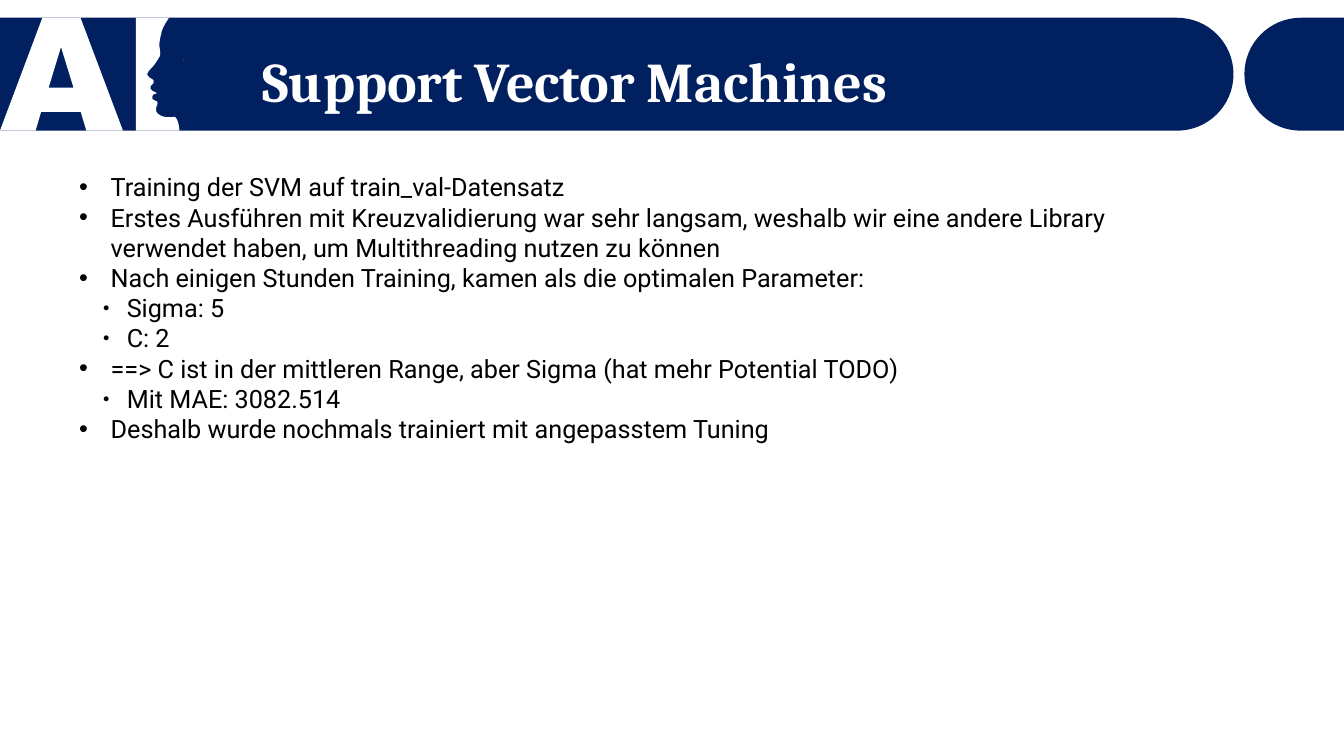
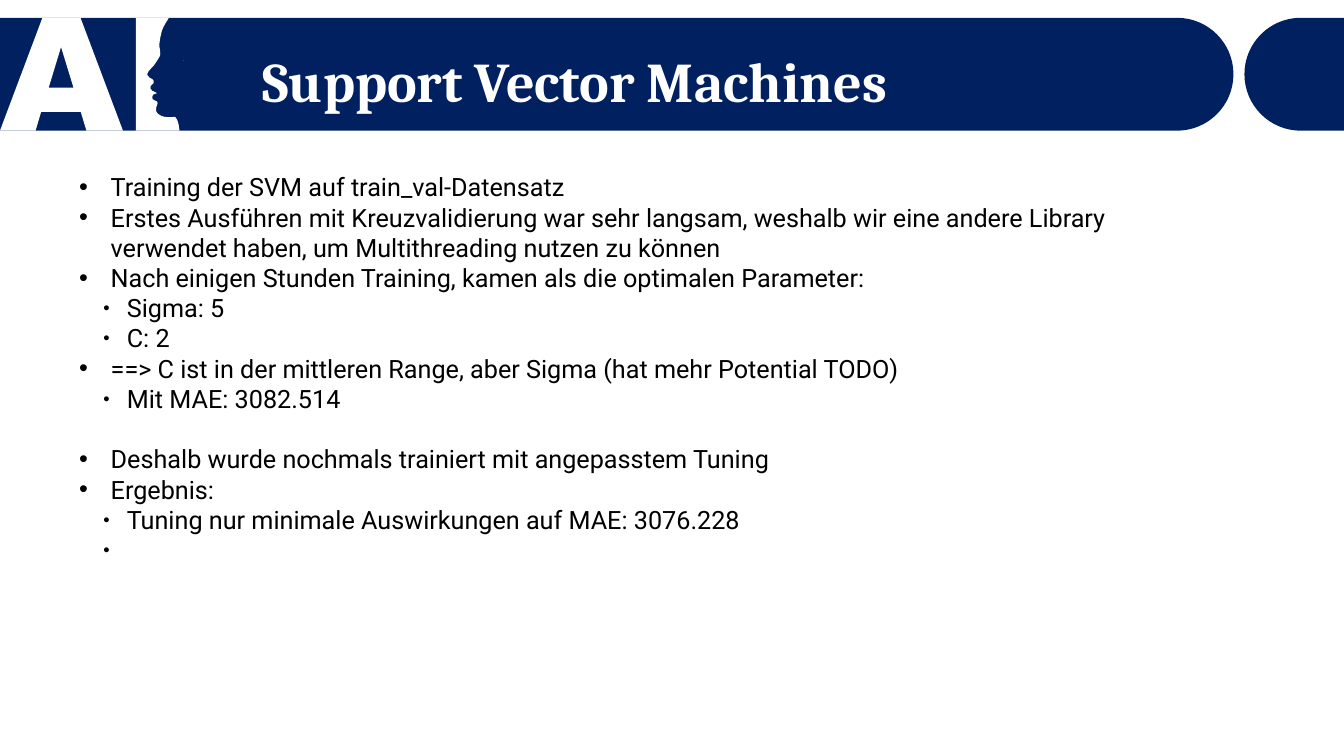
Before and after one commit to Dewin154/Projekt_Machine_Learning, a slide deck: slide 14 of Präsentation_Vorlage.pptx. Drawn at 1344x756 pixels with LibreOffice and Linux fonts; fonts in the diff are those of the drawing. Boxes give left, top, right and bottom in pixels: in the first picture for what was removed or moved away, otherwise in the second. Text is boxed around its words. In the diff, an @@ line names an element or a change of style, - is before the commit and + after.

```diff
--- a/Präsentation_Vorlage.pptx
+++ b/Präsentation_Vorlage.pptx
@@ freeform shape at [0, 18, 184, 131]: outline redrawn @@
@@ text at [111, 480, 740, 535]: paragraphs added @@
+• Ergebnis:
+  ● Tuning nur minimale Auswirkungen auf MAE: 3076.228
```
Also in this commit, not shown: 19 other slides changed.
